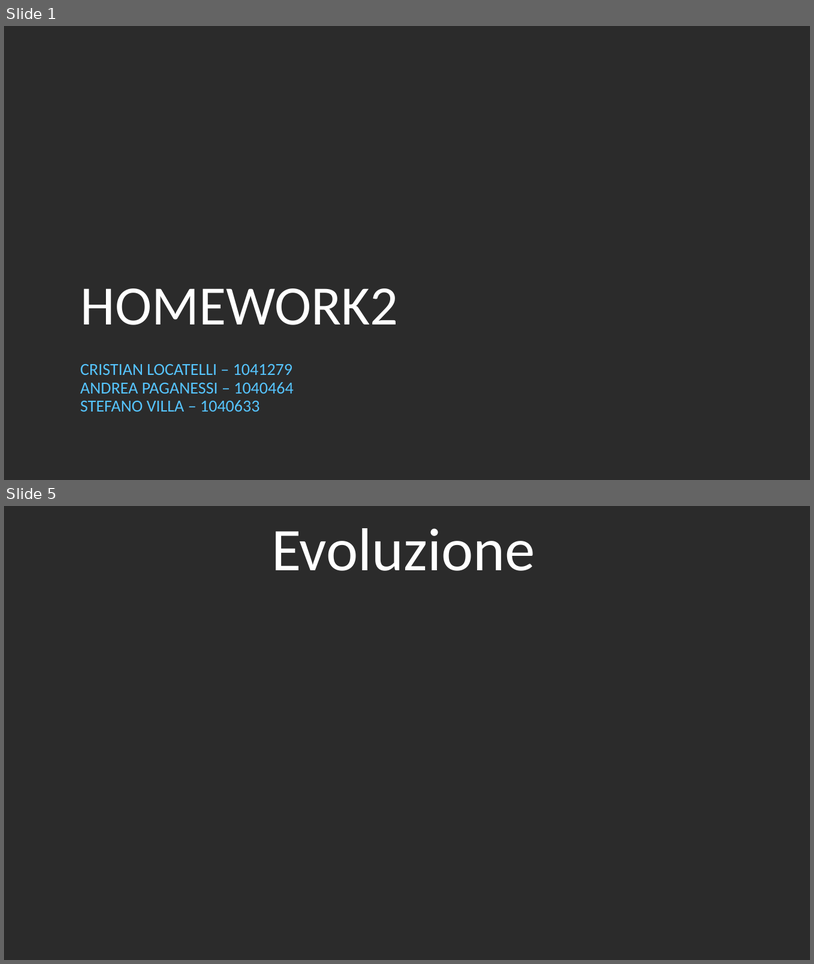
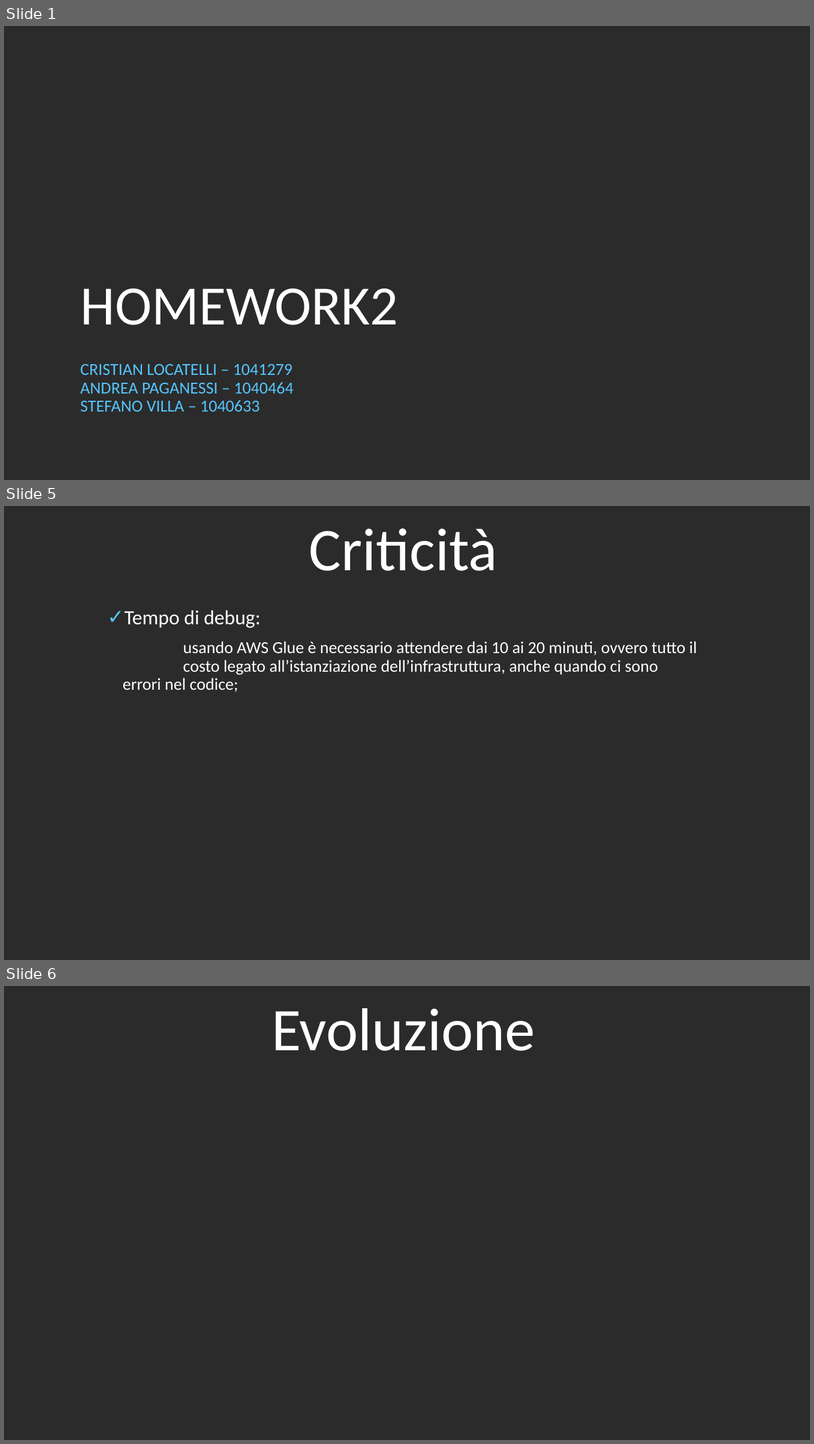
Before and after one commit to stefanovilla96/TCM_Laboratorio, a slide deck: Homework2/Homework2.ppt. Shown one above the other, each under a label of ours: slides 1 and 5 before the commit, slides 1, 5 and 6 after it; the slides between them are not shown. The pictures are 814x964 and 814x1444 pixels, drawn with LibreOffice and Linux fonts; fonts in the diff are those of the drawing; background and template pictures are left out; a plain dark background stands for a picture behind light text. Boxes give left, top, right and bottom in pixels: in the first picture for what was removed or moved away, otherwise in the second. Text is boxed around its words. In the diff, an @@ line names an element or a change of style, - is before the commit and + after.

Commit message:
powerpoint homework 2 codice e schema

```diff
--- a/Homework2/Homework2.ppt
+++ b/Homework2/Homework2.ppt
@@ slide 5 added at bbox=[4, 506, 810, 960], background picture (left out) @@
@@ title added at bbox=[309, 528, 498, 571], 72 pt, text #FFFFFF @@
+Criticità
@@ text added at bbox=[123, 610, 698, 692], 20 pt, text #FFFFFF @@
+✓ Tempo di debug:
+  usando AWS Glue è necessario attendere dai 10 ai 20 minuti, ovvero tutto il costo legato all’istanziazione dell’infrastruttura, anche quando ci sono errori nel codice;
@@ what was slide 5 is now slide 6 @@
```
Also in this commit, not shown: 2 slides changed, 1 other slide added, 1 slide removed.
